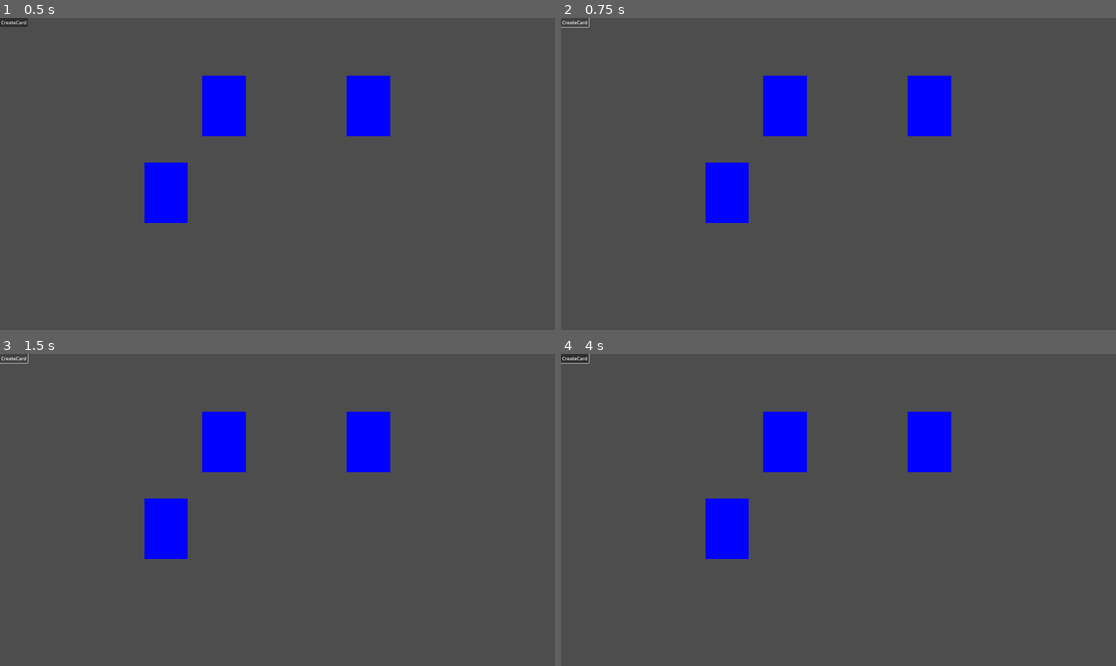
Above: before the commit, frames 1-4 (two rows, left to right).
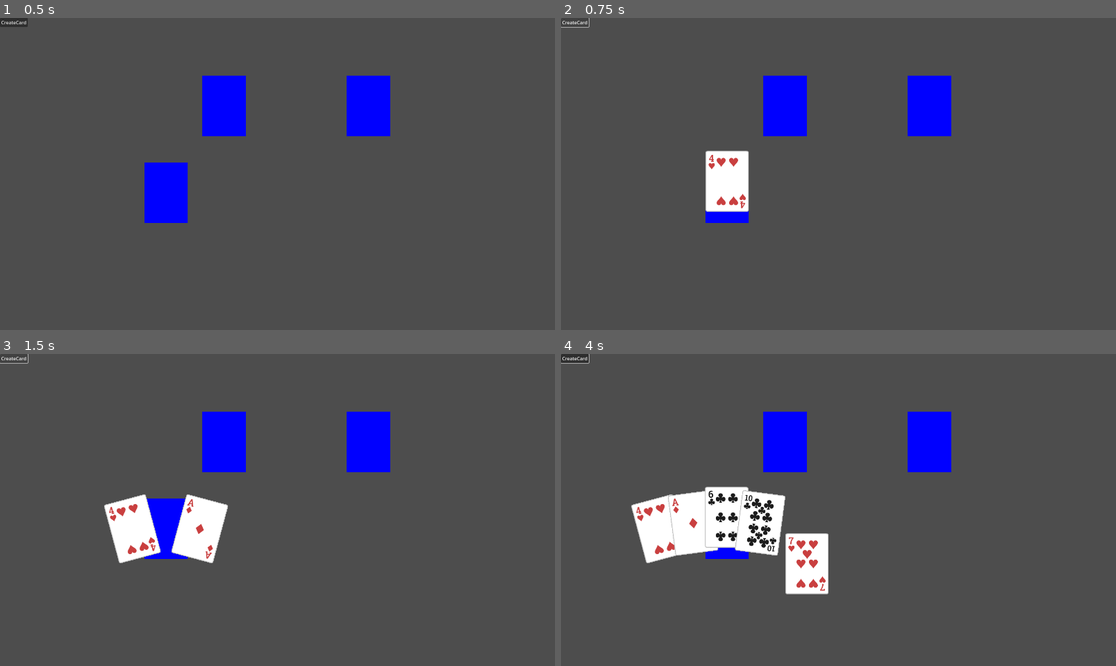
Above: after the commit, the same moments.

Repository: emabrey/card-framework
Game: Godot game, scene res://example1/example1.tscn
Same seed, same stepped clock (60 frames per second), same inputs: the game is played once before the commit and once after it. The project has no main scene, so this scene is started directly.
Inputs (mouse positions are in pixels of both pictures, inside the frame that each line leads up to):
- Up to frame 1 (0.5 s): no input
- Up to frame 2 (0.75 s): click "CreateCard" at 0.5 s
- Up to frame 3 (1.5 s): click "CreateCard" at 1.25 s
- Up to frame 4 (4 s): click "CreateCard" at 2 s; tap Enter at 2.75 s; move the mouse to (960, 494) at 2.77 s; click (960, 494) at 2.92 s; tap Space at 3.5 s; drag from (727, 525) to (810, 572) at 3.52 s

Frame 1 is identical in both runs. In frame 2, 1.5% of the frame differs, in the area x 26-34%, y 42-63%; in frame 3, 3.1%; in frame 4, 6.6%, in the area x 12-49%, y 42-78%.
Error before the commit: Cannot call method 'instantiate' on a null value. (res://card_framework/card_factory.gd:126)

Commit message:
feat: now card_container create Cards node automatically

Diff:
--- a/card_framework/card_container.gd
+++ b/card_framework/card_container.gd
@@ -21,11 +21,19 @@
 var _held_cards := []
 var drop_zone_scene = preload("drop_zone.tscn")
 var drop_zone = null
-
-@onready var cards := $Cards
+var cards
 
 
 func _ready() -> void:
+	# Check if 'Cards' node already exists
+	if has_node("Cards"):
+		cards = $Cards
+	else:
+		cards = Control.new()
+		cards.name = "Cards"
+		cards.mouse_filter = Control.MOUSE_FILTER_STOP
+		add_child(cards)
+
 	CardFrameworkSignalBus.card_dropped.connect(_card_dropped)
 	if enable_drop_zone:
 		drop_zone = drop_zone_scene.instantiate()
--- a/card_framework/card_factory.tscn
+++ b/card_framework/card_factory.tscn
@@ -5,4 +5,4 @@
 
 [node name="CardFactory" type="Node"]
 script = ExtResource("1_aaxsy")
-card_scene = ExtResource("2_htoec")
+default_card_scene = ExtResource("2_htoec")
--- a/card_framework/hand.tscn
+++ b/card_framework/hand.tscn
@@ -20,7 +20,3 @@
 script = ExtResource("1_hrxjc")
 hand_rotation_curve = SubResource("Curve_lsli3")
 hand_vertical_curve = SubResource("Curve_8dbo5")
-
-[node name="Cards" type="Control" parent="."]
-anchors_preset = 0
-mouse_filter = 1
--- a/card_framework/pile.tscn
+++ b/card_framework/pile.tscn
@@ -7,7 +7,3 @@
 anchors_preset = 0
 mouse_filter = 1
 script = ExtResource("1_34nb1")
-
-[node name="Cards" type="Control" parent="."]
-anchors_preset = 0
-mouse_filter = 1
--- a/freecell/scenes/card_container/foundation.tscn
+++ b/freecell/scenes/card_container/foundation.tscn
@@ -13,7 +13,3 @@
 align_drop_zone_with_top_card = false
 sensor_color = Color(0, 1, 0, 1)
 placement_color = Color(0, 0, 1, 1)
-
-[node name="Cards" type="Control" parent="."]
-anchors_preset = 0
-mouse_filter = 1
--- a/freecell/scenes/card_container/freecell.tscn
+++ b/freecell/scenes/card_container/freecell.tscn
@@ -12,7 +12,3 @@
 align_drop_zone_with_top_card = false
 sensor_color = Color(0, 1, 0, 1)
 placement_color = Color(0, 0, 1, 1)
-
-[node name="Cards" type="Control" parent="."]
-anchors_preset = 0
-mouse_filter = 1
--- a/freecell/scenes/card_container/tableau.tscn
+++ b/freecell/scenes/card_container/tableau.tscn
@@ -4,7 +4,3 @@
 layout_mode = 3
 anchors_preset = 0
 mouse_filter = 1
-
-[node name="Cards" type="Control" parent="."]
-anchors_preset = 0
-mouse_filter = 1
